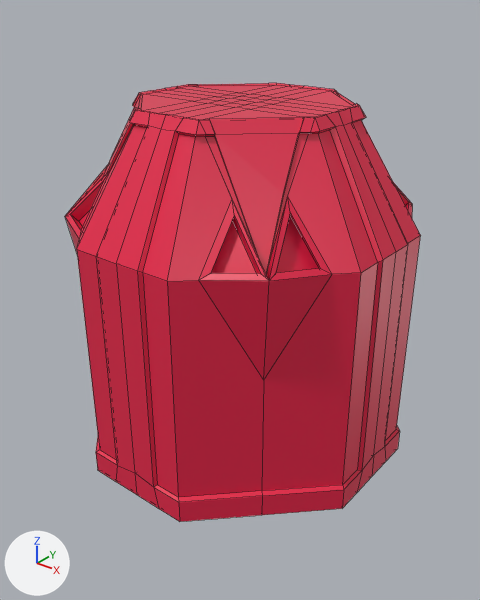
The Blender file MiracleDE/MiracleGold.blend, before and after one commit.
Rendered twice from a 50 mm camera at (7.21, -9.1, 8.37) aimed at (0.28, -0.44, 3.0). The axes (+X, +Y, +Z) are drawn at lower left. The lights are the same throughout. Mesh edges are drawn as thin lines.
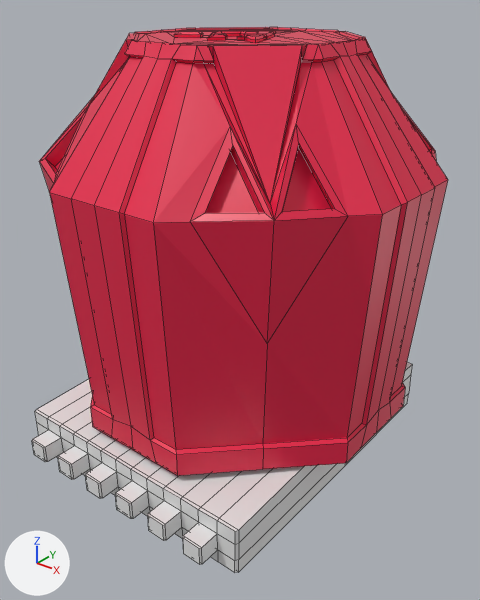
Boxes (x1, y1, x2, y2) around the edits, measured in the pictures (480 x 600 px):
'Cube', reshaped, moved, modifiers changed (15% wider): before (65, 83, 421, 522); after (39, 27, 448, 476)
'Cube.001', added: after (32, 362, 412, 573)
part 1 of me_cube_001, built on: before (65, 85, 421, 497); after (39, 27, 448, 450)

Edits to the bpy script that builds the scene:
```text
Change me_cube_001:
    used by ob_cube; location = (0.0, 0.0, 3.5); scale = (3.0, 3.0, 3.0)
    remove me_cube_001.from_pydata(...)  # 118 vertices, 109 faces; spans x 0.0..1.02, y -1.02..0.0, z -1.17..1.01
    add me_cube_001.from_pydata(...)  # 464 vertices, 481 faces; spans x -1.12..1.12, y -1.12..1.12, z -1.17..1.03
    me_cube_001 part 1: 28 vertices moved from x 0.0..1.02, y -1.02..0.0, z -0.26..0.94 to x 0.0..1.12, y -1.12..0.0, z -0.32..1.01; 15 vertices removed from x 0.0..1.02, y -1.02..0.0, z 0.33..1.0; 361 vertices added at x -1.12..1.12, y -1.12..1.12, z -1.17..1.03
Add me_cube:
    me_cube.from_pydata(...)  # 222 vertices, 219 faces; spans x -1.04..1.04, y -1.05..0.75, z -1.04..1.04
Change ob_cube:
    ob_cube.location: (0.0, 0.0, 3.5) -> (0.0, 0.0, 4.5)
    remove _m = ob_cube.modifiers.new('Mirror', 'MIRROR')
    remove _m.use_axis = (True, True, False)
Add ob_cube_001:
    ob_cube_001 = bpy.data.objects.new('Cube.001', me_cube)
    ob_cube_001.location = (0.0, 0.0, 0.5)
    ob_cube_001.scale = (2.4, 3.5, 0.48)
```
